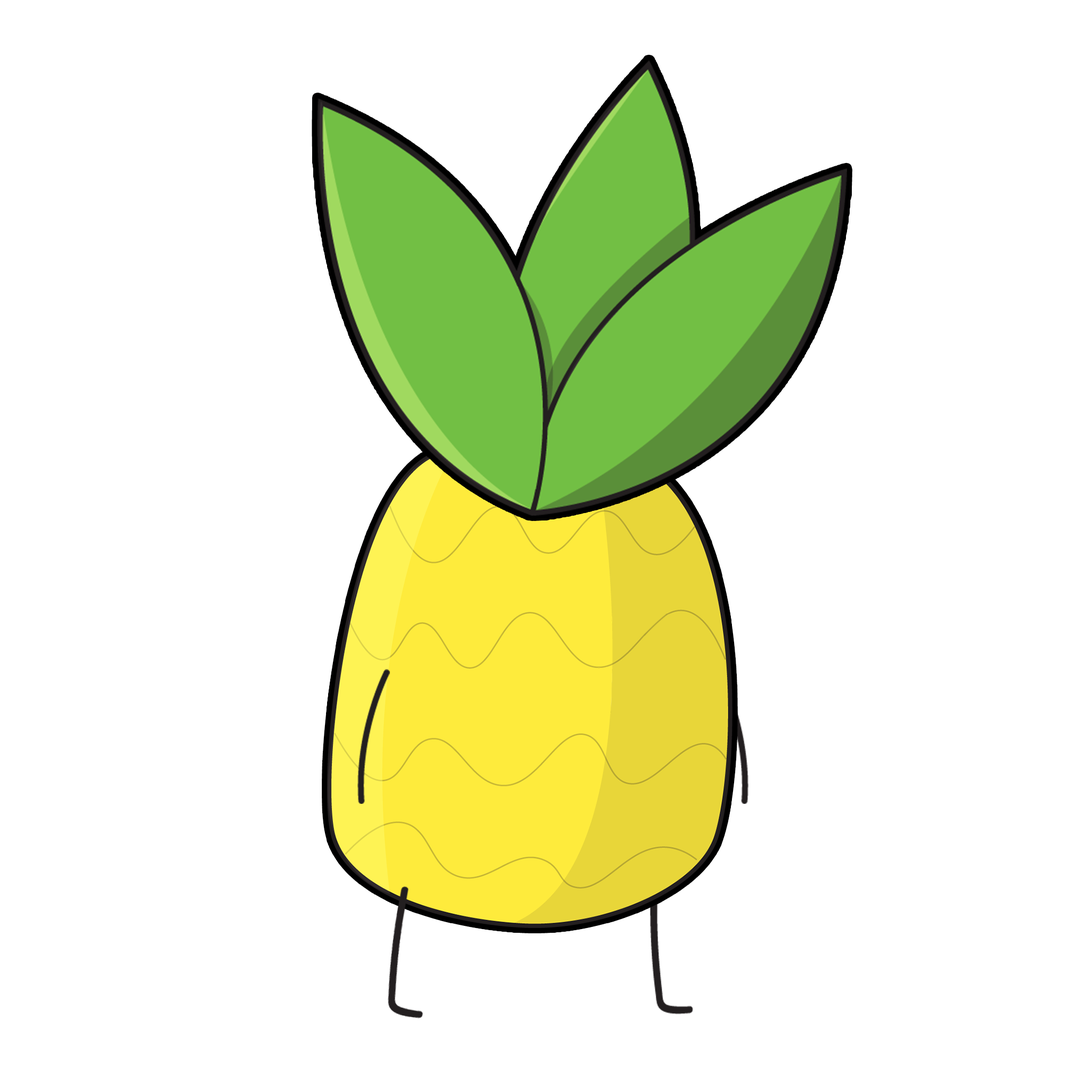
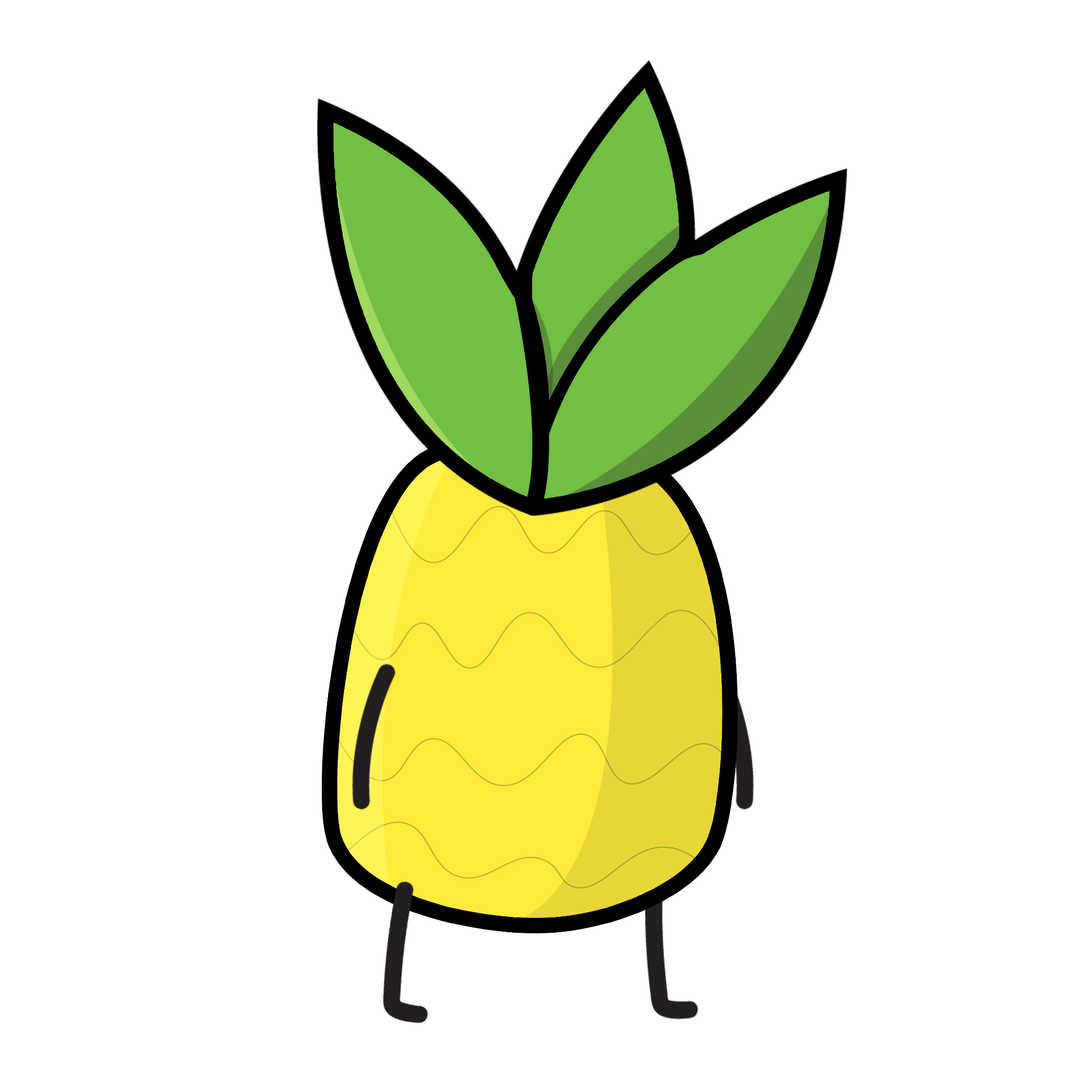
The second w=1091, h=1091 image is a revision of the first. Changes to its layers:
painted on "Hair" over [311, 54, 853, 522]
painted on "Arm Right" over [352, 664, 396, 811]
painted on "Leg Right" over [382, 880, 430, 1025]
painted on "Torso" over [327, 431, 733, 929]
painted on "Leg Left" over [644, 881, 700, 1021]
painted on "Arm Left" over [715, 664, 755, 811]
